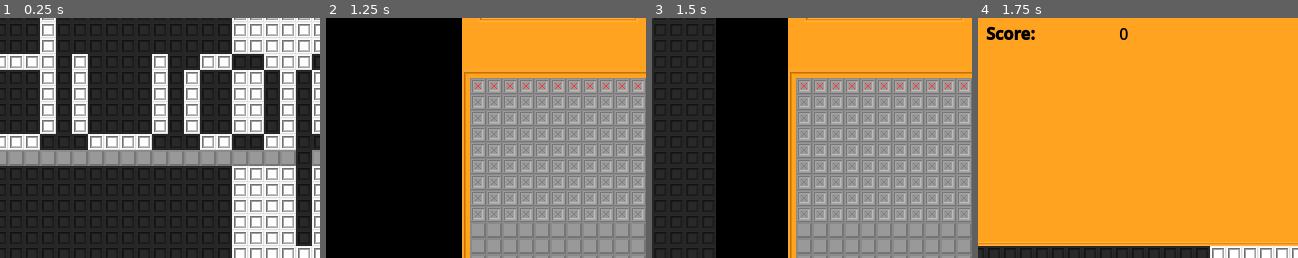
Above: before the commit, frames 1-4 (left to right).
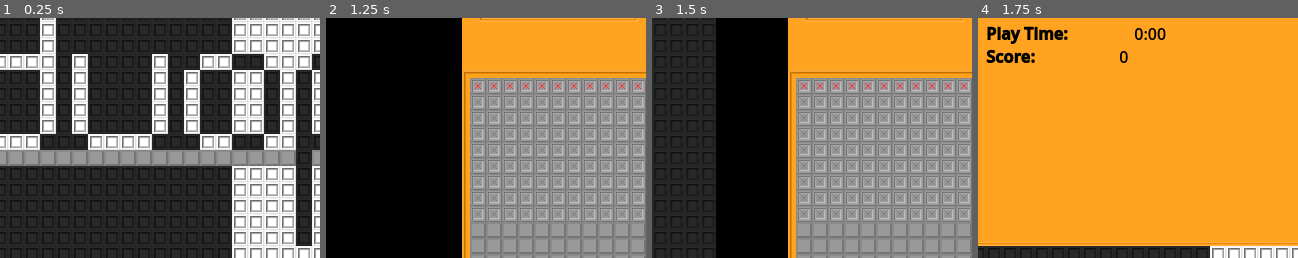
Above: after the commit, the same moments.

Repository: ka-puna/duopo
Game: Godot game, scene res://src/main.tscn
The game is run twice, just before and just after one commit, with the same random seed, the same clock (stepped at 60 frames per second) and the same inputs.
Inputs:
- Up to frame 1 (0.25 s): no input
- Up to frame 2 (1.25 s): click "Time Mode" at 0.5 s
- Up to frame 3 (1.5 s): click "❚❚" at 1.25 s
- Up to frame 4 (1.75 s): no input
The pictures show only the part of the screen within x 14-64%, y 19-69%; the shares and areas given below are measured in that part.

Frames 1-3 are identical in both runs. In frame 4, 2.0% of the frame differs, in the area x 2-59%, y 3-19%.

Commit message:
Add play time to display.

Diff:
--- a/src/scene/time_mode.gd
+++ b/src/scene/time_mode.gd
@@ -17,6 +17,7 @@
 @onready var drop: Callable = commander.get_drop()
 @onready var path_effect: Callable = commander.get_path_map(atlas.TILES_SELF_MAPPING)
 @onready var cycle_value = 0: set = set_cycle_value
+@onready var run_time = 0
 @onready var score = 0
 
 
@@ -29,6 +30,7 @@
 
 # Called every frame. 'delta' is the elapsed time since the previous frame.
 func _process(delta):
+	run_time += delta
 	set_cycle_value(cycle_value + delta)
 	if cycle_value >= cycle_period:
 		var pattern = get_next_pattern()
@@ -170,6 +172,7 @@
 ## Returns a dictionary of game statistics.
 func get_stats() -> Dictionary:
 	var stats = {
+		"Play Time": "%d:%02d" % [run_time / 60, int(run_time) % 60],
 		"Score": score,
 	}
 	return stats
